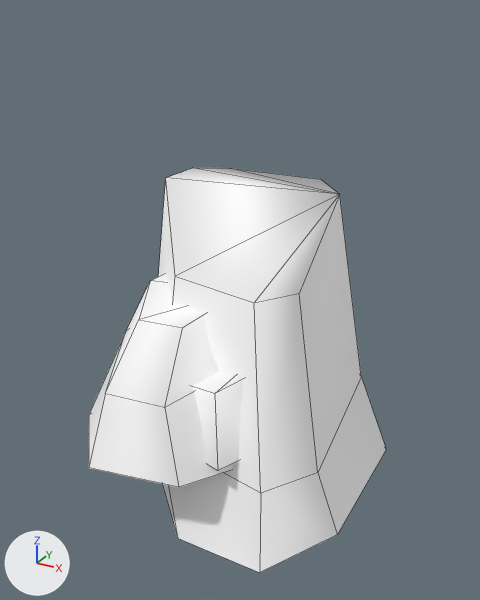
What one commit did to the FBX model HeartOfRuin/Assets/Small_Rock_Pack/Meshes/Small_Rocks.fbx.
One viewpoint serves both versions: a 50 mm lens placed at (1.042, -1.859, 1.053), pointed at (0.038, -0.033, 0.14). The axes (+X, +Y, +Z) are drawn at lower left. The lights are the same throughout. The picture after the commit comes second. Mesh edges are drawn as thin lines. Where no turn or scale is listed for an object, it has been applied to the vertices.

The first picture shows 'Small_Rock_2', 'Small_Rock_5', 'Small_Rock_8'.
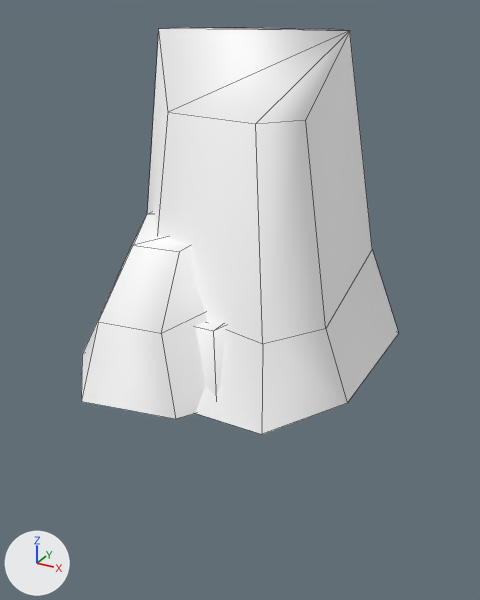
Where the change shows, as pixel boxes [x1, y1, x2, y2] in the pictures (480 x 600 px):
```json
{"object": "Small_Rock_5", "change": "moved", "before": [158, 168, 386, 573], "after": [147, 27, 399, 434]}
{"object": "Small_Rock_8", "change": "moved", "before": [89, 274, 232, 487], "after": [81, 212, 207, 419]}
{"object": "Small_Rock_2", "change": "moved", "before": [193, 372, 243, 471], "after": [195, 321, 227, 396]}
```

The change, as JSON lines over the scene's bpy script:
```json
{"block": "me_mesh_007", "where": "# used by ob_small_rock_8; location = (0.0, 0.0, 0.0)"}
{"op": "remove", "block": "me_mesh_007", "code": "me_mesh_007.from_pydata(...)  # 24 vertices, 22 faces; spans x -0.356..0.356, y -0.625..0.625, z -0.237..0.237"}
{"op": "add", "block": "me_mesh_007", "code": "me_mesh_007.from_pydata(...)  # 24 vertices, 22 faces; spans x -0.356..0.356, y -0.625..0.625, z 0.001..0.475"}
{"block": "me_mesh_007", "change": "me_mesh_007 part 2: the whole mesh is moved by (0.0, 0.0, 0.238)"}
{"block": "me_mesh_001", "where": "# used by ob_small_rock_2; location = (0.0, 0.0, 0.0)"}
{"op": "remove", "block": "me_mesh_001", "code": "me_mesh_001.from_pydata(...)  # 14 vertices, 12 faces; spans x -0.379..0.379, y -0.49..0.49, z -0.198..0.198"}
{"op": "add", "block": "me_mesh_001", "code": "me_mesh_001.from_pydata(...)  # 14 vertices, 12 faces; spans x -0.379..0.379, y -0.49..0.49, z 0.001..0.397"}
{"block": "me_mesh_001", "change": "me_mesh_001 part 3: the whole mesh is moved by (0.0, 0.0, 0.199)"}
{"block": "me_mesh_004", "where": "# used by ob_small_rock_5; location = (0.0, 0.0, 0.0)"}
{"op": "remove", "block": "me_mesh_004", "code": "me_mesh_004.from_pydata(...)  # 24 vertices, 22 faces; spans x -0.517..0.517, y -0.517..0.517, z -0.495..0.495"}
{"op": "add", "block": "me_mesh_004", "code": "me_mesh_004.from_pydata(...)  # 24 vertices, 22 faces; spans x -0.517..0.517, y -0.517..0.517, z 0.0..0.99"}
{"block": "me_mesh_004", "change": "me_mesh_004 part 1: the whole mesh is moved by (0.0, 0.0, 0.495)"}
```
